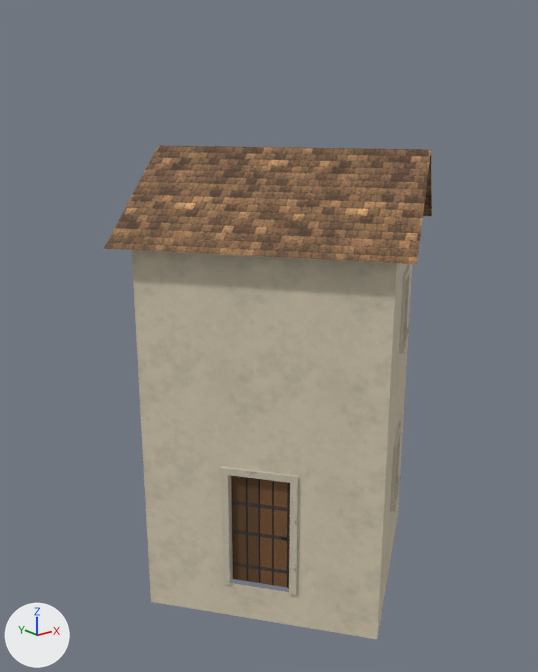
Before and after pictures for a commit that changed the glTF model world/bridgehollow__dyers_walk_local/export/models/buildings/bld_house_069.glb.
One viewpoint serves both versions: a camera (50 mm lens) standing at (-8.46, -10.04, 8.73) and looking at (-0.31, 0.14, 4.66). Every picture has the same lights, and +X, +Y and +Z are marked at lower left. The picture after the commit comes second. Vertices at exactly the same position are counted once.

Objects in the first picture: 'bld_house_069', 'bld_house_069_door1', 'bld_house_069_roof', 'bld_house_069_shell_f1'.
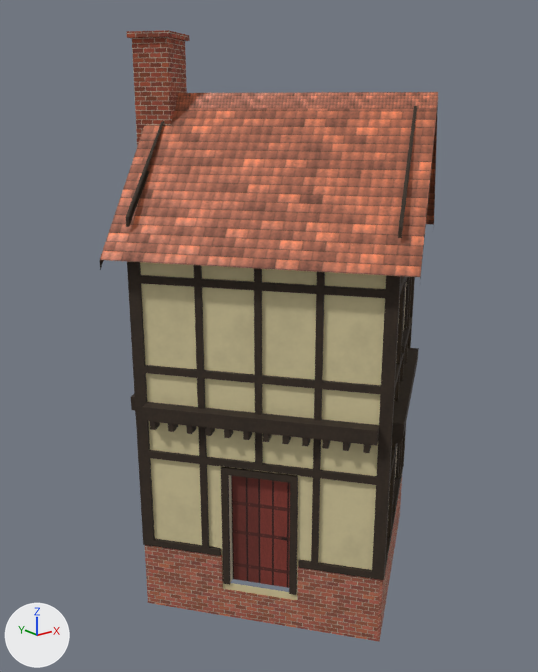
Boxes [x1, y1, x2, y2] around the edits, measured in the pictures (538 x 672 px):
'bld_house_069_roof', reshaped
    before: [104, 145, 432, 264]
    after: [100, 30, 438, 279]
'bld_house_069_shell_f1', reshaped
    before: [131, 239, 412, 440]
    after: [127, 239, 419, 446]
'bld_house_069', reshaped
    before: [141, 359, 407, 639]
    after: [135, 411, 406, 642]
part 1 of me_bld_house_069, added
    after: [135, 411, 406, 642]
part 2 of me_bld_house_069, recoloured
    before: [141, 359, 407, 639]
    after: [149, 421, 390, 599]
part 3 of me_bld_house_069, recoloured
    before: [221, 420, 401, 595]
    after: [221, 443, 401, 595]
part 4 of me_bld_house_069_shell_f1, built on
    after: [127, 262, 419, 446]
part 5 of me_bld_house_069_shell_f1, recoloured
    before: [131, 239, 412, 440]
    after: [140, 239, 400, 425]
part 6 of me_bld_house_069_shell_f1, recoloured
    before: [399, 264, 410, 353]
    after: [401, 276, 410, 353]

The change, as a diff of the scene's bpy script:
```diff
--- a/world/bridgehollow__dyers_walk_local/export/models/buildings/bld_house_069.glb.py
+++ b/world/bridgehollow__dyers_walk_local/export/models/buildings/bld_house_069.glb.py
@@ mat_mat_s_plaster_dacd9f @@
+mat_mat_s_plaster_dacd9f = bpy.data.materials.new('mat_s_plaster_dacd9f')
+# uses the picture img_mat_s_plaster_dacd9f
+# uses the picture img_mat_s_plaster_dacd9f_n
@@ mat_mat_s_brick_92462f @@
+mat_mat_s_brick_92462f = bpy.data.materials.new('mat_s_brick_92462f')
+# uses the picture img_mat_s_brick_92462f
+# uses the picture img_mat_s_brick_92462f_n
@@ mat_mat_s_beam_33271c @@
+mat_mat_s_beam_33271c = bpy.data.materials.new('mat_s_beam_33271c')
+# uses the picture img_mat_s_beam_33271c
+# uses the picture img_mat_s_beam_33271c_n
@@ mat_mat_s_tint_red_tile_a35a3c @@
+mat_mat_s_tint_red_tile_a35a3c = bpy.data.materials.new('mat_s_tint_red_tile_a35a3c')
+# uses the picture img_mat_s_tint_red_tile_a35a3c
+# uses the picture img_mat_s_tint_red_tile_a35a3c_mr
+# uses the picture img_mat_s_tint_red_tile_a35a3c_n
@@ mat_mat_s_brick_a35a45 @@
+mat_mat_s_brick_a35a45 = bpy.data.materials.new('mat_s_brick_a35a45')
+# uses the picture img_mat_s_brick_a35a45
+# uses the picture img_mat_s_brick_a35a45_n
@@ me_bld_house_069 @@
-me_bld_house_069.from_pydata(...)  # 190 vertices, 254 faces; spans x -2.89..2.9, y -2.9..2.89, z 0.0..3.72
+me_bld_house_069.from_pydata(...)  # 1062 vertices, 1190 faces; spans x -2.98..2.99, y -2.99..2.97, z 0.0..3.72
+# me_bld_house_069 part 1: 856 vertices added at x -2.98..2.99, y -2.99..2.97, z 0.0..3.72
+# me_bld_house_069 part 2: 25 faces spanning x -2.89..2.9, y -2.9..2.89, z 0.0..3.72 switch from mat_mat_plaster to mat_mat_s_plaster_dacd9f
+# me_bld_house_069 part 3: 100 faces spanning x -2.07..2.53, y -2.08..1.15, z 0.67..2.93 switch from mat_mat_trim to mat_mat_s_beam_33271c
+# other edits to the shape of me_bld_house_069 do not show in these pictures
 me_bld_house_069.materials.append(mat_mat_glass)
+me_bld_house_069.materials.append(mat_mat_s_brick_a35a45)
@@ me_bld_house_069_shell_f1 @@
-me_bld_house_069_shell_f1.from_pydata(...)  # 166 vertices, 224 faces; spans x -2.89..2.9, y -2.9..2.89, z 3.72..6.77
+me_bld_house_069_shell_f1.from_pydata(...)  # 944 vertices, 960 faces; spans x -2.99..3.0, y -3.0..2.99, z 3.72..6.77
+# me_bld_house_069_shell_f1 part 4: 8 vertices removed from x 1.15..1.22, y -1.6..-1.53, z 4.79..5.85; 770 vertices added at x -2.99..3.0, y -3.0..2.99, z 3.72..6.77
+# me_bld_house_069_shell_f1 part 5: 33 faces spanning x -2.89..2.9, y -2.9..2.89, z 3.72..6.77 switch from mat_mat_plaster to mat_mat_s_plaster_dacd9f
+# me_bld_house_069_shell_f1 part 6: 75 faces spanning x 0.79..2.53, y -2.08..1.15, z 4.66..5.97 switch from mat_mat_trim to mat_mat_s_beam_33271c
+# other edits to the shape of me_bld_house_069_shell_f1 do not show in these pictures
 me_bld_house_069_shell_f1.materials.append(mat_mat_glass)
@@ me_bld_house_069_roof @@
-me_bld_house_069_roof.from_pydata(...)  # 88 vertices, 94 faces; spans x -3.33..3.33, y -3.33..3.33, z 6.4..8.01
+me_bld_house_069_roof.from_pydata(...)  # 218 vertices, 250 faces; spans x -3.41..3.41, y -3.41..3.41, z 0.0..9.86
+# me_bld_house_069_roof part 7: 1 vertex moved from x -3.33, y 0.46, z 6.58 to x -3.41, y 0.47, z 6.41; 7 vertices removed from x -1.44..3.33, y -3.33..3.33, z 6.58..8.01; 137 vertices added at x -3.41..3.41, y -3.41..3.41, z 0.0..9.86
 me_bld_house_069_roof.materials.append(mat_mat_ceiling)
 me_bld_house_069_roof.materials.append(mat_mat_joist)
-me_bld_house_069_roof.materials.append(mat_mat_plaster)
-me_bld_house_069_roof.materials.append(mat_mat_shingle)
+me_bld_house_069_roof.materials.append(mat_mat_s_beam_33271c)
+me_bld_house_069_roof.materials.append(mat_mat_s_brick_92462f)
+me_bld_house_069_roof.materials.append(mat_mat_s_plaster_dacd9f)
+me_bld_house_069_roof.materials.append(mat_mat_s_tint_red_tile_a35a3c)
```
